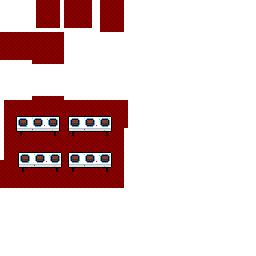
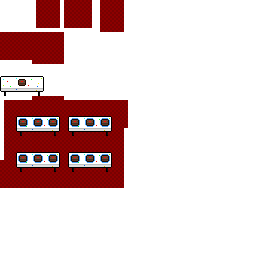
The second 256×256 image is a revision of the first. Changes to its layers:
added layer "Cake" (1st of 13) above "Plate" over left=18, top=79, right=26, bottom=86
added layer "Plate" above "Table" over left=18, top=79, right=26, bottom=86
added layer "Table" (1st of 9) above "Party Room" over left=0, top=76, right=44, bottom=96
renamed "Party Table" to "Party Room", painted on it over left=16, top=152, right=62, bottom=172
hid group "Party" (12 layers) over left=16, top=152, right=62, bottom=172
